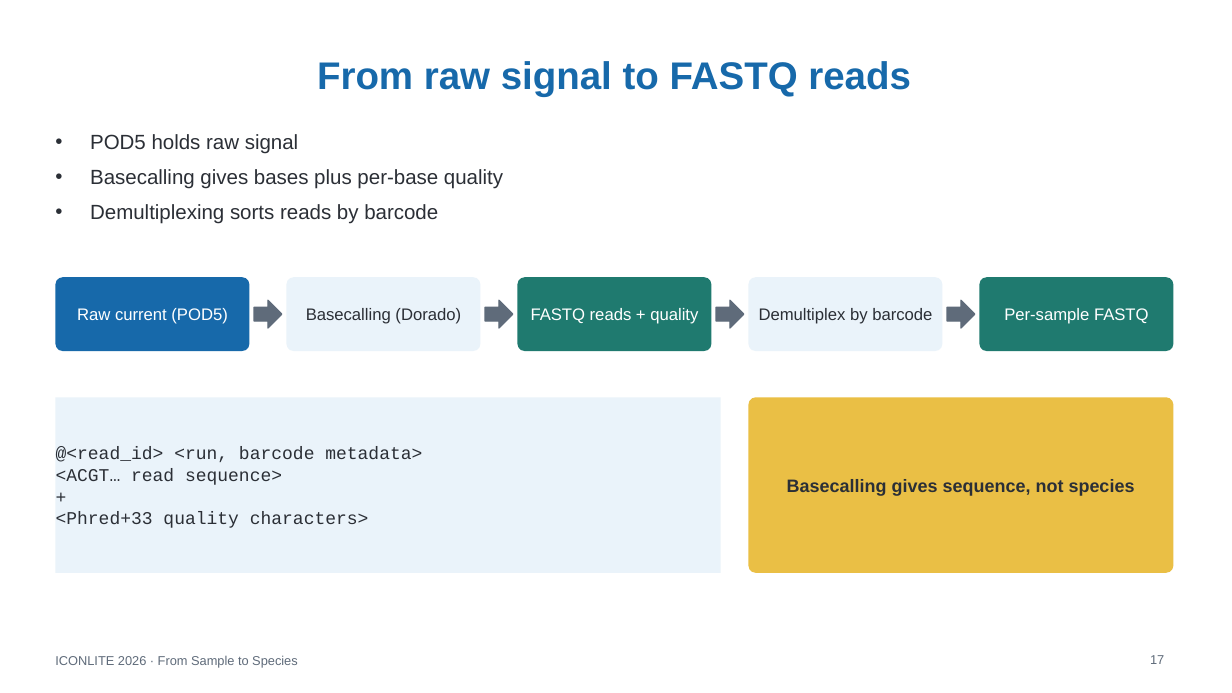
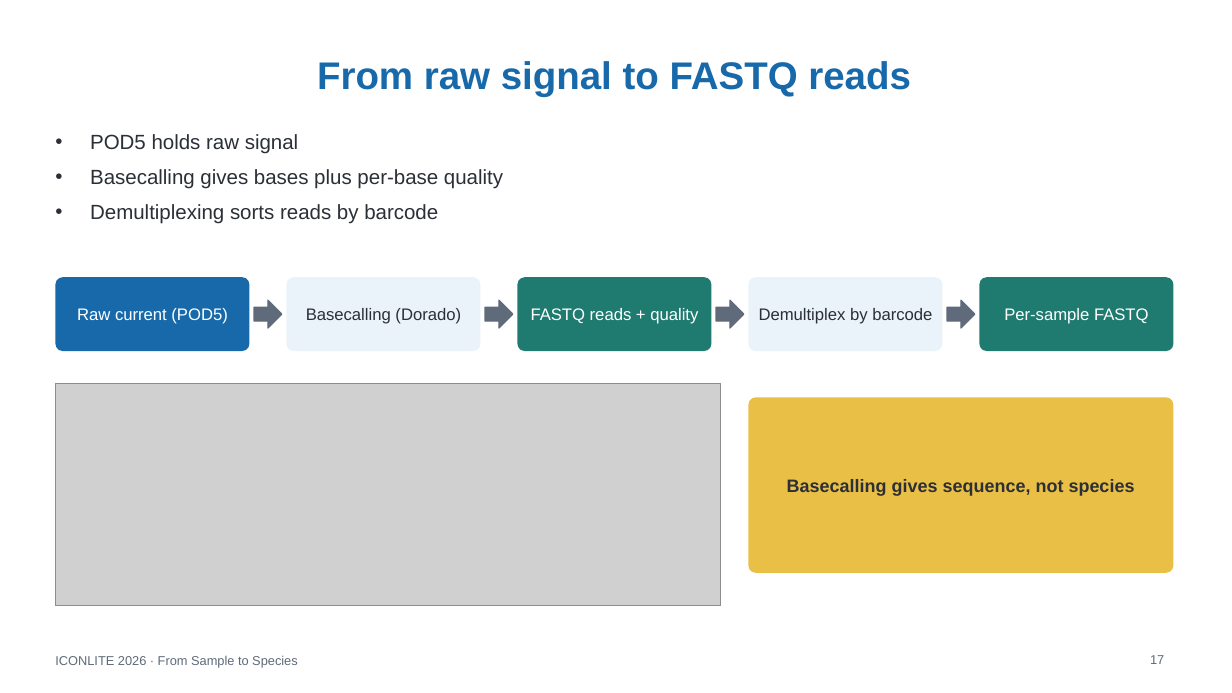
Before and after one commit to WhyAdr/ICONLITE-2026, a slide deck: slide 17 of ICONLITE_ONT_Amplicon_Sequencing_Workshop.pptx. Drawn at 1232x693 pixels with LibreOffice and Linux fonts; fonts in the diff are those of the drawing; grey boxes stand for pictures. Boxes give left, top, right and bottom in pixels: in the first picture for what was removed or moved away, otherwise in the second. Text is boxed around its words. In the diff, an @@ line names an element or a change of style, - is before the commit and + after.

```diff
--- a/ICONLITE_ONT_Amplicon_Sequencing_Workshop.pptx
+++ b/ICONLITE_ONT_Amplicon_Sequencing_Workshop.pptx
@@ picture added at bbox=[55, 384, 721, 605] @@
@@ rectangle removed at bbox=[55, 397, 721, 573] @@
-@<read_id> <run, barcode metadata>
-<ACGT… read sequence>
-+
-<Phred+33 quality characters>
```
Also in this commit, not shown: 6 other slides changed, 2 slides added, 2 slides removed, 2 other files.
